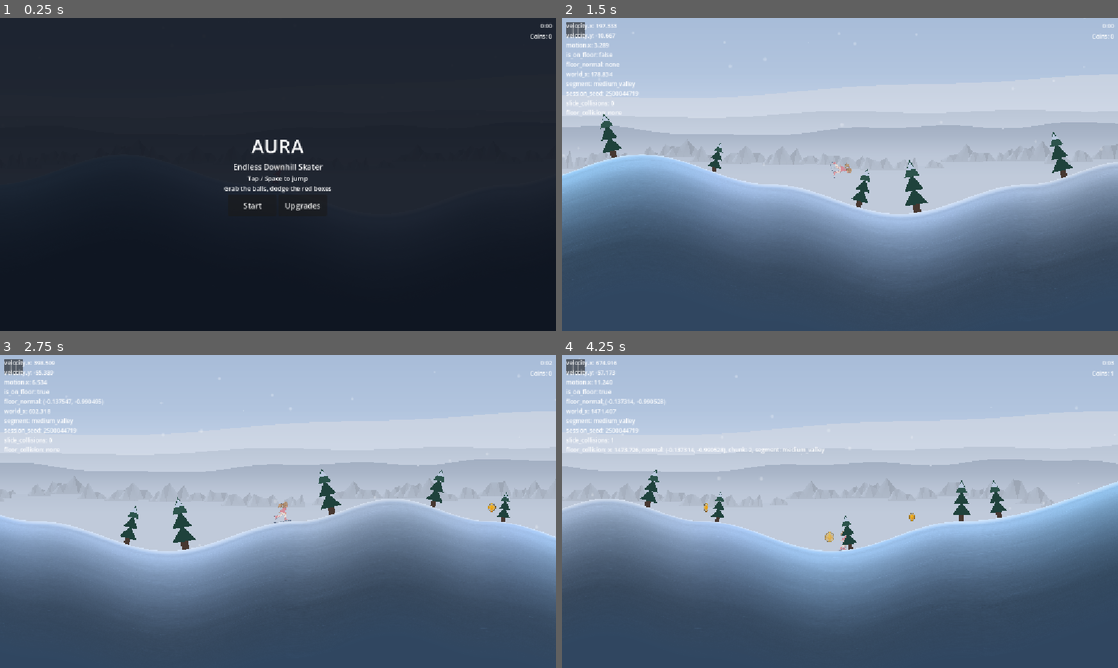
Above: before the commit, frames 1-4 (two rows, left to right).
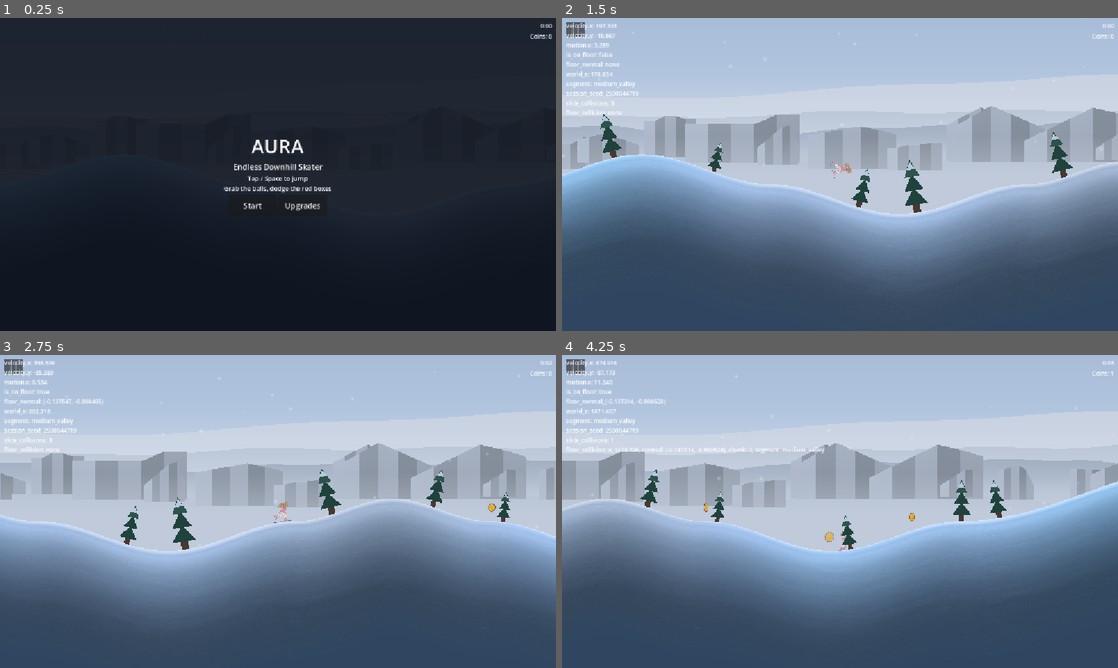
Above: after the commit, the same moments.

Repository: Kiernan-Hub/Aurora
Game: Godot game, scene res://scenes/main.tscn
Two runs of this game, one before a commit and one after it. Both use one fixed random seed, a clock stepped at 60 frames per second and the inputs below.
Inputs (mouse positions are in pixels of both pictures, inside the frame that each line leads up to):
- Up to frame 1 (0.25 s): no input
- Up to frame 2 (1.5 s): click "Start" at 0.5 s; tap Enter (ui_accept) at 1.25 s; move the mouse to (962, 158) at 1.27 s; hold Up (ui_up) from 1.28 s (still down); tap M at 1.35 s; click (962, 158) at 1.42 s
- Up to frame 3 (2.75 s): tap Enter (ui_accept) at 1.52, 1.82 s; release Up (ui_up) at 2 s; drag from (166, 527) to (250, 574) at 2.02 s
- Up to frame 4 (4.25 s): move the mouse to (895, 442) at 2.77 s; hold Up (ui_up) 2.78-3.5 s; tap M at 2.85 s; drag from (812, 574) to (1023, 536) at 3.52 s

The runs differ from the first frame. In frame 2, 5.5% of the frame differs, in the area x 1-100%, y 28-49%; in frame 3, 5.7%, in the area x 0-100%, y 28-49%; in frame 4, 5.5%.

Commit message:
Background: build ice masses as walls and shelves, not mounds
The field still read as grey rocks. The cause was geometric, not tonal:
every mass tapered to zero height at both feet, which is the silhouette
of a MOUND. Ice fractures along planes -- bergs and shelves have
near-vertical side walls and flat or sharply angular tops. Mounds read as
rock and gravel whatever colour they are.

Three changes, all in the mass geometry:

  * Both ends now begin at a hashed WALL height (0.34-0.86 of the mass)
    and the outline drops straight down, so the sides are vertical faces.
    Neighbours now overlap as hard vertical edges rather than blending at
    the feet -- which is what a jumble of stacked slabs looks like.
  * Two form vocabularies instead of one. 42% are TABULAR: `across` is
    quantised into three plateaus sharing one hash draw each, so the top
    is flat steps with hard risers. The rest are PEAKED, interpolating
    LINEARLY from wall to summit -- a smoothed curve is what made the
    last cut read as an eroded hill.
  * Facets are vertical quads dropped straight to the base, not triangles
    fanning to a shared centre point. The fan drew radiating diagonals,
    which is cone shading; parallel vertical faces are slab shading, and
    they keep the walls vertical instead of pinching toward the middle.

Also sized up: 26-58px at ~25 per screen reads as gravel no matter what
shape it is. Now 60-150px at ~10 per screen. The tallest mass tops out
at screen fraction 0.35, still clear of FarPeaks at 0.21, so the sky
composition documented in visuals.md is untouched.

Facet values widened back out (0.06 spread -> 0.24) after the previous
commit compressed them so far the facets stopped reading at all.

Measured over 600 masses: 39% tabular, widths 65-366px against a 140px
spacing so 69% still overlap, aspect 0.99-2.48, no degenerate forms.

Gates: shipping_values_check, biome_schedule_check, terrain_invariant
all PASS. project.godot clean.

Co-Authored-By: Claude Opus 5 <noreply@anthropic.com>

Diff:
--- a/scenes/main.tscn
+++ b/scenes/main.tscn
@@ -92,9 +92,9 @@
 haze_color = Color(0.85, 0.9, 0.95, 0.52)
 haze_rise = 100.0
 rng_salt = 303
-shard_spacing = 52.0
-shard_height_min = 26.0
-shard_height_max = 52.0
+shard_spacing = 140.0
+shard_height_min = 60.0
+shard_height_max = 150.0
 
 [node name="BirdFlock" type="CanvasLayer" parent="."]
 layer = -60
--- a/scripts/systems/background_generator.gd
+++ b/scripts/systems/background_generator.gd
@@ -127,25 +127,25 @@
 # the background goes back to reading as noise -- generated art that came in at ~5px facets
 # is exactly what this number exists to prevent.
 const MASS_TOP_POINTS: int = 6
-# Floor for a skyline vertex as a fraction of the mass height, before the taper. Keeps a
-# mass from collapsing to a flat lump when every hash draw lands low.
-const MASS_MIN_PEAK: float = 0.34
-# Hash slots consumed per mass: jitter, height, skew and width, then one per skyline
-# vertex. Must stay >= MASS_HASH_SLOT_SKYLINE + MASS_TOP_POINTS. Everything about a mass
-# is drawn from this one
-# block, so no two properties can share a draw and correlate -- if the stride were smaller
-# than the block a mass consumes, mass N's skyline would collide with mass N+k's jitter and
-# the field would develop a visible repeat.
-const MASS_HASH_STRIDE: int = 10
+# Hash slots consumed per mass: jitter, height, skew, width, form kind, the two wall
+# heights, then one per skyline vertex. Must stay >= MASS_HASH_SLOT_SKYLINE +
+# MASS_TOP_POINTS. Everything about a mass is drawn from this one block, so no two
+# properties can share a draw and correlate -- if the stride were smaller than the block a
+# mass consumes, mass N's skyline would collide with mass N+k's jitter and the field would
+# develop a visible repeat.
+const MASS_HASH_STRIDE: int = 14
 const MASS_HASH_SLOT_JITTER: int = 0
 const MASS_HASH_SLOT_HEIGHT: int = 1
 const MASS_HASH_SLOT_SKEW: int = 2
 const MASS_HASH_SLOT_WIDTH: int = 3
-const MASS_HASH_SLOT_SKYLINE: int = 4
-# Where a mass's summit sits across its own width, as a fraction. Kept off both 0 and 1 so
-# the taper below never divides by zero. The FIRST cut of this had no skew at all -- every
-# summit landed at 0.5 and the field rendered as a row of identical symmetrical tents,
-# because a centred taper re-imposes the symmetry the per-vertex skyline hash removes.
+const MASS_HASH_SLOT_KIND: int = 4
+const MASS_HASH_SLOT_WALL_LEFT: int = 5
+const MASS_HASH_SLOT_WALL_RIGHT: int = 6
+const MASS_HASH_SLOT_SKYLINE: int = 7
+# Where a peaked mass's summit sits across its own width. Kept off both 0 and 1 so the
+# flank interpolation never divides by zero. Without skew every summit lands at 0.5 and the
+# field renders as a row of identical symmetrical tents, because a centred profile
+# re-imposes the symmetry the per-vertex skyline hash exists to remove.
 const MASS_SKEW_MIN: float = 0.22
 const MASS_SKEW_MAX: float = 0.78
 # Width variance, multiplying MASS_WIDTH_RATIO. Width is deliberately NOT a pure function
@@ -154,9 +154,26 @@
 # and a tall narrow spire come out of the same generator.
 const MASS_WIDTH_VARIANCE_MIN: float = 0.62
 const MASS_WIDTH_VARIANCE_MAX: float = 1.55
-# Shoulder fullness. 1.0 is a straight taper to the feet, which reads as a cone; below 1.0
-# the flanks bulge and the form reads as a solid mass of ice instead.
-const MASS_SHOULDER_FULLNESS: float = 0.62
+# WHY THE SIDES ARE WALLS AND NOT SLOPES -- the correction that made this read as ice.
+#
+# The previous cut tapered every mass to zero height at both feet. That is the silhouette
+# of a MOUND, and a field of mounds reads as rock and gravel no matter what colour it is
+# (shipped, and it did). Ice fractures along planes: bergs and shelves have near-vertical
+# side walls and flat or sharply angular tops. So a mass now begins and ends at a
+# substantial wall height and the outline drops STRAIGHT DOWN to the base at each end.
+#
+# The side effect is wanted: neighbouring masses no longer blend at the feet, they overlap
+# as hard vertical edges, which is what a jumble of stacked ice slabs looks like.
+const MASS_WALL_MIN: float = 0.34
+const MASS_WALL_MAX: float = 0.86
+# Share of masses built as flat-topped tabular shelves rather than angular peaks. Both are
+# needed: all-peaks is a mountain range, all-shelves is a wall.
+const MASS_TABULAR_CHANCE: float = 0.42
+# Flat runs across a tabular top. Each plateau takes ONE hash draw and every vertex in it
+# shares that height, which is what makes the top read as flat steps rather than as a
+# wobble. Keep well below MASS_TOP_POINTS or there are no flats left.
+const MASS_TABULAR_PLATEAUS: int = 3
+const MASS_TABULAR_STEP_MIN: float = 0.72
 # How far below its root point a mass's base edge is buried, so the flat bottom never shows
 # against the layer fill it sits on.
 const MASS_ROOT_SINK: float = 4.0
@@ -164,11 +181,16 @@
 # is in build_ice_mass, but briefly: these are multiplied by the palette colour and then by
 # the haze band, so a value that looks merely "mid grey" here arrives near black on screen
 # and the ice reads as rock. Measured against the reference, which bottoms out around 0.75.
-const MASS_VALUE_FLOOR: float = 0.80
-const MASS_SILHOUETTE_VALUE: float = 0.92
-const MASS_FACET_VALUES: Array[float] = [1.0, 0.90, 0.96, 0.86, 0.93]
+#
+# Widened back out after being compressed to a 0.06 spread, which made the facets invisible
+# and left the masses reading as flat blobs with a faint crease. With ShardLine's depth_t at
+# 0.32 the layer colour is ~0.63 red, so this range lands at roughly 0.47-0.63 on screen:
+# separate planes, still unmistakably pale ice.
+const MASS_VALUE_FLOOR: float = 0.74
+const MASS_SILHOUETTE_VALUE: float = 0.88
+const MASS_FACET_VALUES: Array[float] = [1.0, 0.82, 0.94, 0.76, 0.88]
 # How much darker a facet's base vertex is than its two top vertices.
-const MASS_FACET_FALLOFF: float = 0.06
+const MASS_FACET_FALLOFF: float = 0.05
 # How far past the bottom of the screen the silhouette fill extends. Only needs to
 # survive the camera's vertical excursion, since terrain draws in front and covers the
 # rest; generous because that excursion is unbounded during a glide.
@@ -427,21 +449,34 @@
 	var half_width: float = mass_height * MASS_WIDTH_RATIO * width_variance * 0.5
 	var skew: float = lerpf(MASS_SKEW_MIN, MASS_SKEW_MAX, get_hash_unit_float(hash_base + MASS_HASH_SLOT_SKEW))
 
-	# The skyline of this one mass: MASS_TOP_POINTS vertices, each height hashed
-	# independently so the outline is irregular rather than a tidy pyramid. The taper still
-	# pulls both ends to zero -- that is what lets neighbouring masses interlock at their
-	# feet rather than butt together as separate objects -- but it now peaks at `skew`
-	# instead of at the centre, so the two flanks are different lengths and no two masses
-	# share a profile.
+	# Both ends start at a WALL height rather than at zero -- see MASS_WALL_MIN. The outline
+	# below drops straight down from these, giving the vertical side faces that read as
+	# fractured ice instead of the sloping feet that read as a rock mound.
+	var wall_left: float = mass_height * lerpf(MASS_WALL_MIN, MASS_WALL_MAX, get_hash_unit_float(hash_base + MASS_HASH_SLOT_WALL_LEFT))
+	var wall_right: float = mass_height * lerpf(MASS_WALL_MIN, MASS_WALL_MAX, get_hash_unit_float(hash_base + MASS_HASH_SLOT_WALL_RIGHT))
+	var is_tabular: bool = get_hash_unit_float(hash_base + MASS_HASH_SLOT_KIND) < MASS_TABULAR_CHANCE
+
+	# The skyline of this one mass, in one of two vocabularies:
+	#
+	#   TABULAR -- a flat-topped shelf. `across` is quantised into MASS_TABULAR_PLATEAUS
+	#   runs and every vertex in a run shares one hash draw, so the top comes out as flat
+	#   steps with hard risers between them rather than as a wobble.
+	#
+	#   PEAKED -- an angular summit at `skew`. The interpolation from wall height to summit
+	#   is LINEAR, deliberately: a smoothed curve here is what made the previous cut read as
+	#   an eroded hill. Straight edges meeting at an angle is the whole look.
 	var top: PackedVector2Array = PackedVector2Array()
 	for point_index: int in range(MASS_TOP_POINTS):
 		var across: float = float(point_index) / float(MASS_TOP_POINTS - 1)
-		# Distance from the near foot toward the summit, normalised per flank: 0 at
-		# whichever foot this vertex is closer to, 1 at the summit.
-		var toward_summit: float = across / skew if across < skew else (1.0 - across) / (1.0 - skew)
-		var taper: float = pow(sin(clampf(toward_summit, 0.0, 1.0) * PI * 0.5), MASS_SHOULDER_FULLNESS)
-		var height_unit: float = get_hash_unit_float(hash_base + MASS_HASH_SLOT_SKYLINE + point_index)
-		var point_height: float = mass_height * lerpf(MASS_MIN_PEAK, 1.0, height_unit) * taper
+		var point_height: float = 0.0
+		if is_tabular:
+			var plateau_index: int = mini(int(across * float(MASS_TABULAR_PLATEAUS)), MASS_TABULAR_PLATEAUS - 1)
+			var plateau_unit: float = get_hash_unit_float(hash_base + MASS_HASH_SLOT_SKYLINE + plateau_index)
+			point_height = mass_height * lerpf(MASS_TABULAR_STEP_MIN, 1.0, plateau_unit)
+		else:
+			var toward_summit: float = across / skew if across < skew else (1.0 - across) / (1.0 - skew)
+			var flank_wall: float = wall_left if across < skew else wall_right
+			point_height = lerpf(flank_wall, mass_height, clampf(toward_summit, 0.0, 1.0))
 		top.append(Vector2(lerpf(-half_width, half_width, across), -point_height))
 
 	# The silhouette, closed across the bottom. Drawn first and never faceted, so however
@@ -457,10 +492,16 @@
 	silhouette.vertex_colors = build_flat_vertex_colors(outline.size(), MASS_SILHOUETTE_VALUE)
 	mass.add_child(silhouette)
 
-	# One facet per span of the skyline, each dropped to the base to make a big triangle.
-	# MASS_TOP_POINTS is 6, so that is five facets across a form -- large by construction,
-	# which is the whole point. The value alternates so adjacent facets always read as two
-	# different planes of the same solid rather than as flat colour.
+	# One facet per span of the skyline, each dropped STRAIGHT DOWN to the base as a quad.
+	#
+	# These were triangles fanning to a shared point under the centre, which drew a set of
+	# radiating diagonals -- the shading of a cone. Vertical quads instead read as the
+	# parallel slab faces ice actually fractures into, and they leave the side walls
+	# genuinely vertical all the way down instead of pinching toward the middle.
+	#
+	# MASS_TOP_POINTS is 6, so five facets across a form: large by construction, which is
+	# the point. The value alternates so adjacent facets always read as two different planes
+	# of one solid rather than as flat colour.
 	for facet_index: int in range(MASS_TOP_POINTS - 1):
 		var left_point: Vector2 = top[facet_index]
 		var right_point: Vector2 = top[facet_index + 1]
@@ -469,17 +510,20 @@
 		facet.polygon = PackedVector2Array([
 			left_point,
 			right_point,
-			Vector2((left_point.x + right_point.x) * 0.5, MASS_ROOT_SINK),
+			Vector2(right_point.x, MASS_ROOT_SINK),
+			Vector2(left_point.x, MASS_ROOT_SINK),
 		])
-		# Per-vertex, not flat: the two top vertices sit one step lighter than the base
-		# vertex, so each facet carries a shallow vertical falloff. Same technique as
+		# Per-vertex, not flat: the two top vertices sit one step lighter than the two base
+		# vertices, so each facet carries a shallow vertical falloff. Same technique as
 		# terrain_generator.build_fill_vertex_colors(), and the reason a flat `color` would
 		# be ignored here anyway (visuals.md, trap 9).
 		var facet_value: float = MASS_FACET_VALUES[facet_index % MASS_FACET_VALUES.size()]
+		var facet_base_value: float = maxf(facet_value - MASS_FACET_FALLOFF, MASS_VALUE_FLOOR)
 		facet.vertex_colors = PackedColorArray([
 			make_mass_color(facet_value),
 			make_mass_color(facet_value),
-			make_mass_color(maxf(facet_value - MASS_FACET_FALLOFF, MASS_VALUE_FLOOR)),
+			make_mass_color(facet_base_value),
+			make_mass_color(facet_base_value),
 		])
 		mass.add_child(facet)
 
